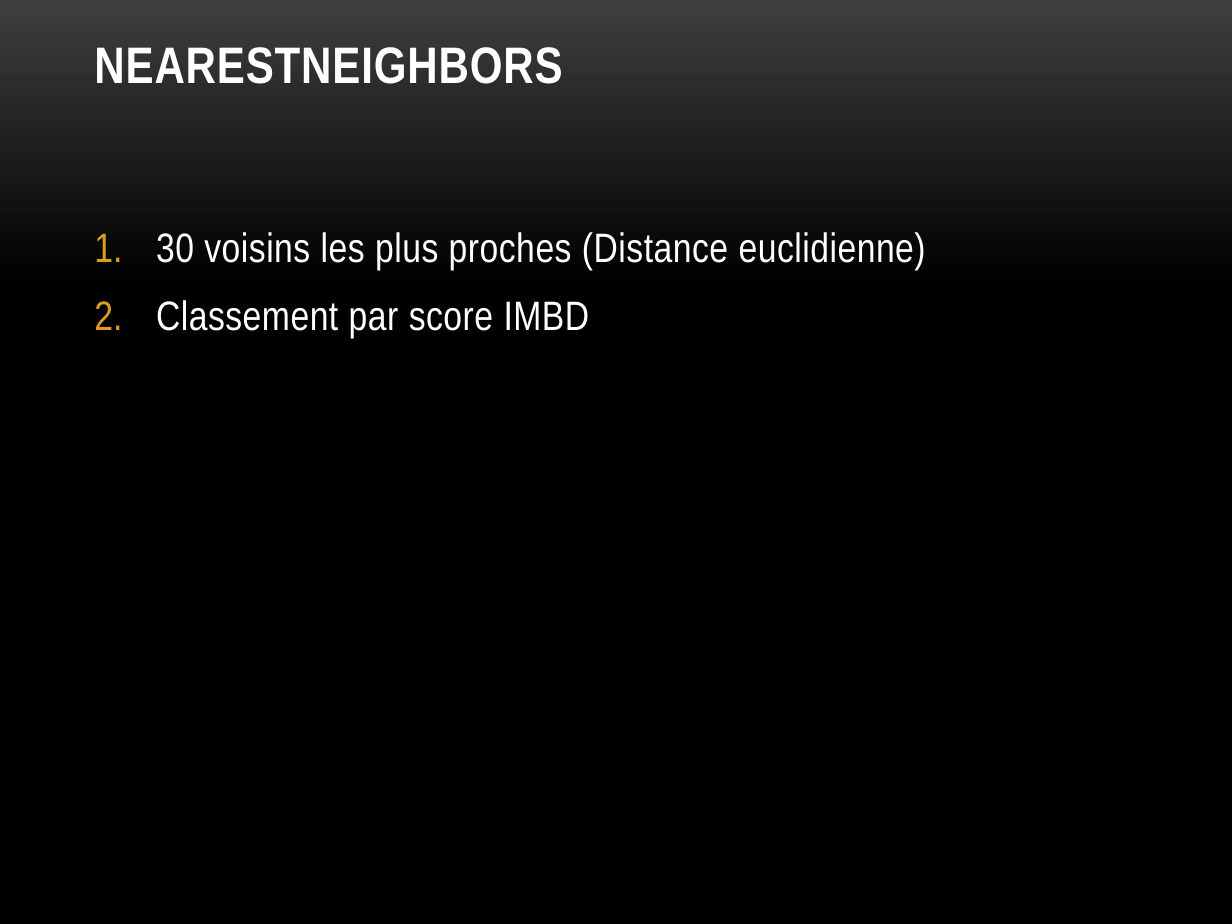
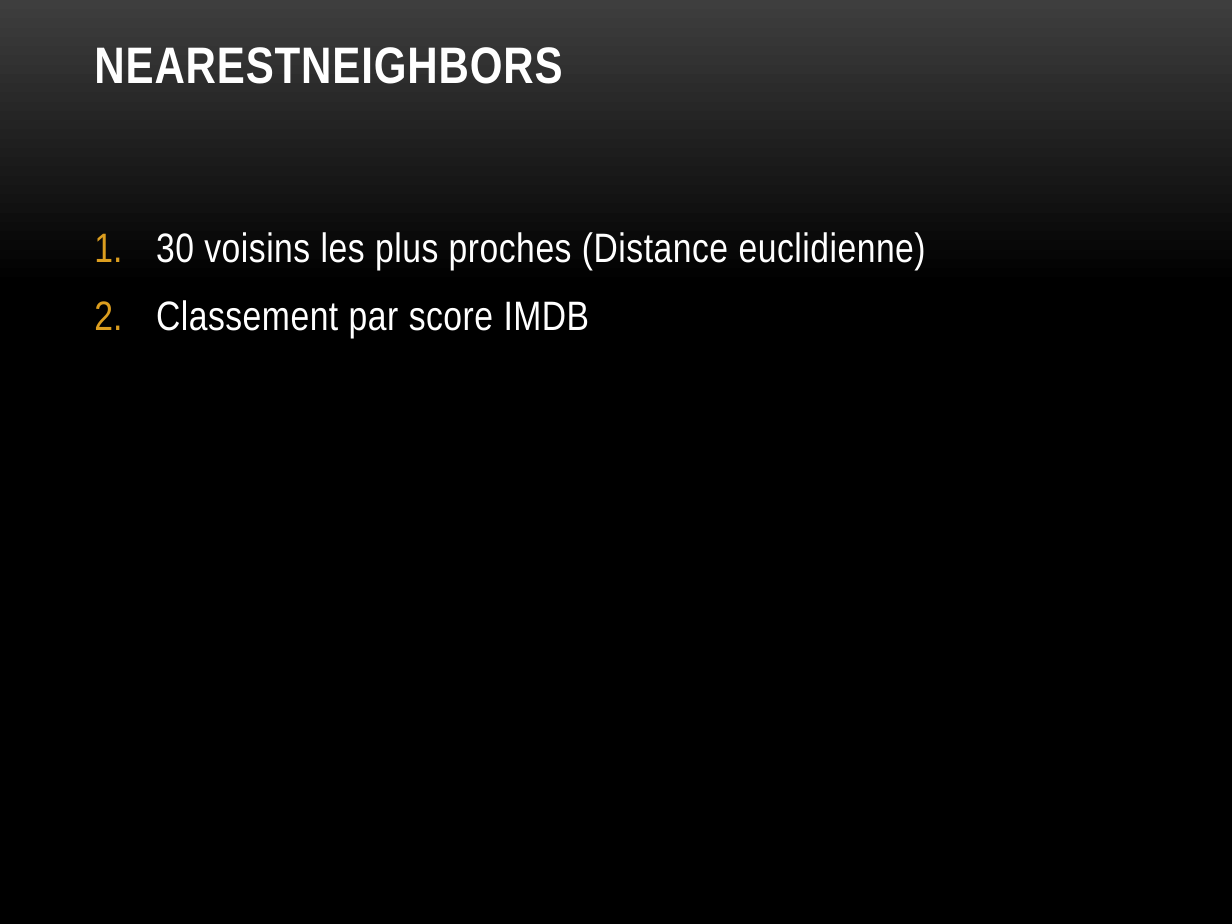
Before and after one commit to Umercia/movie_recommendation_engine, a slide deck: slide 23 of moteur de recommandations de films.pptx. Drawn at 1232x924 pixels with LibreOffice and Linux fonts; fonts in the diff are those of the drawing; background and template pictures are left out. Boxes give left, top, right and bottom in pixels: in the first picture for what was removed or moved away, otherwise in the second. Text is boxed around its words. In the diff, an @@ line names an element or a change of style, - is before the commit and + after.

Commit message:
nearest sort results modification and pres

```diff
--- a/moteur de recommandations de films.pptx
+++ b/moteur de recommandations de films.pptx
@@ text at [156,300,590,338]: text changed @@
-2. Classement par score IMBD
+2. Classement par score IMDB
```
Also in this commit, not shown: 6 other slides changed, 1 slide added, 1 slide removed, 1 other file.
